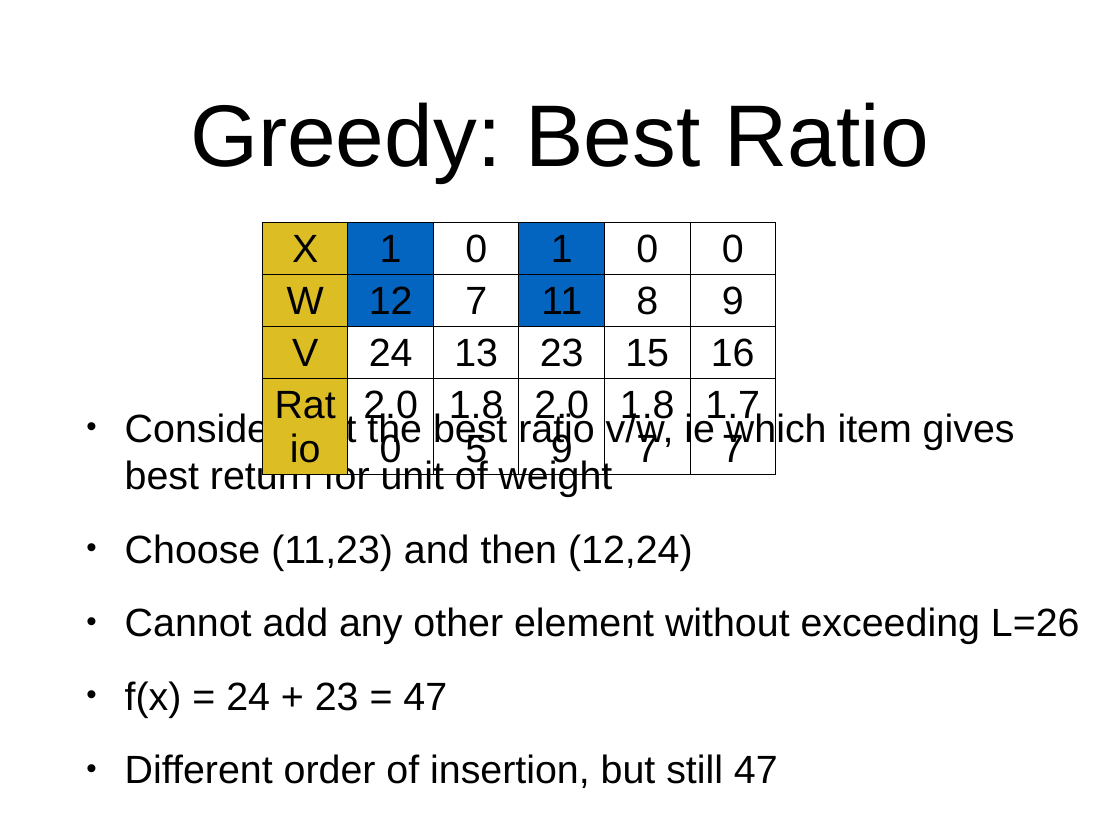
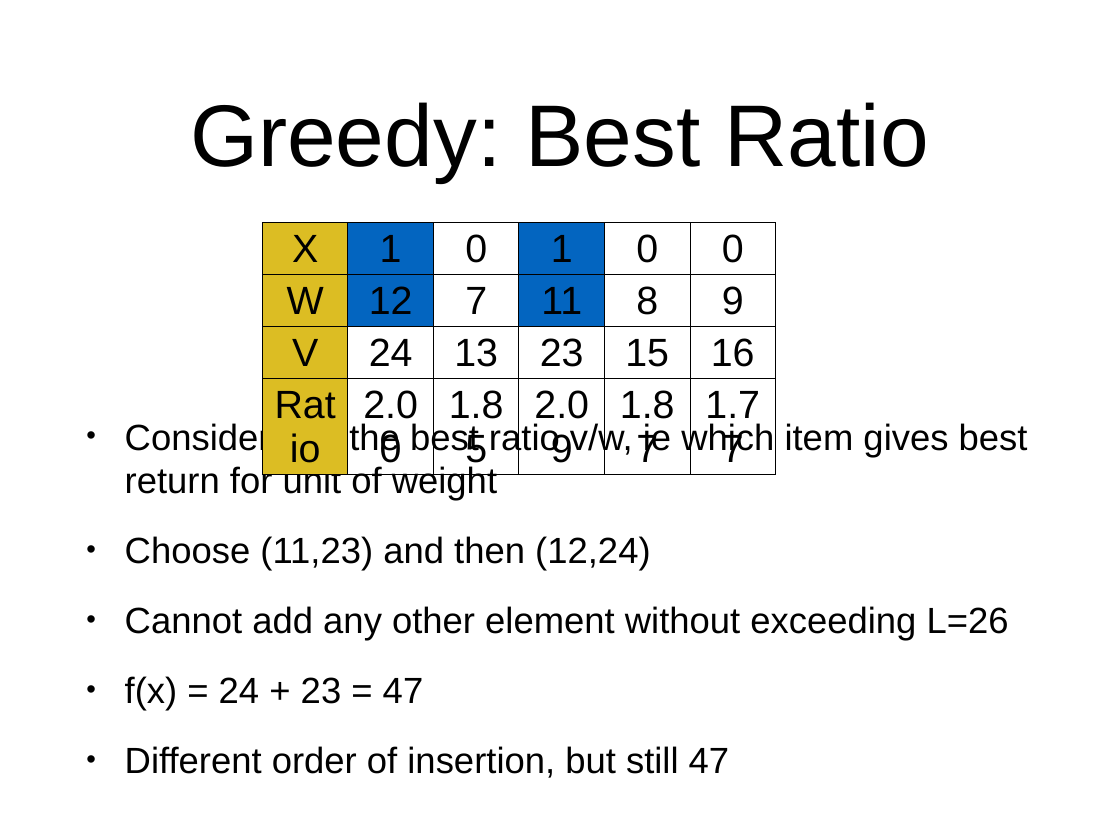
Before and after one commit to arcuri82/algorithms, a slide deck: slide 24 of docs/slides/10/10_optimization.pptx (slide 21 before the commit). Drawn at 1120x840 pixels with LibreOffice and Linux fonts; fonts in the diff are those of the drawing. Boxes give left, top, right and bottom in pixels: in the first picture for what was removed or moved away, otherwise in the second. Text is boxed around its words. In the diff, an @@ line names an element or a change of style, - is before the commit and + after.

```diff
--- a/docs/slides/10/10_optimization.pptx
+++ b/docs/slides/10/10_optimization.pptx
@@ text "Consider first the best ratio ..." at [125,421,1028,778]: size 36 to 33.3 pt @@
```
Also in this commit, not shown: 3 other slides changed, 3 slides added, 2 other files.
